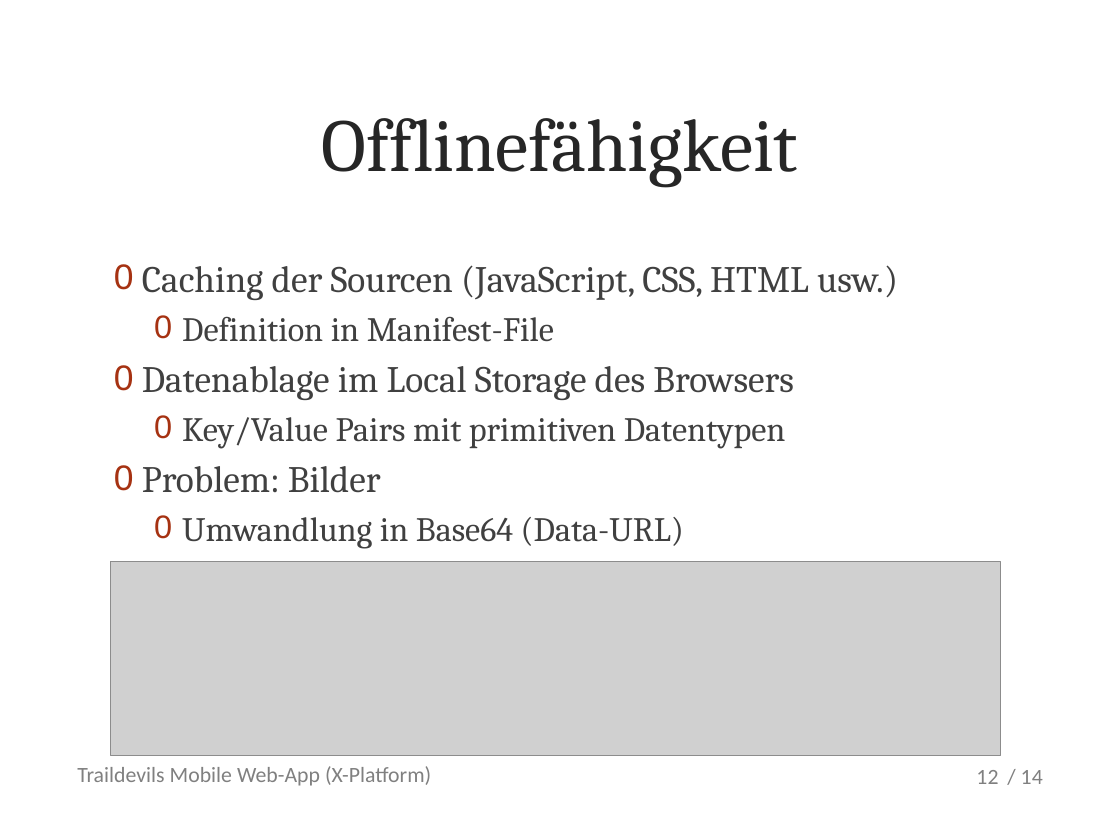
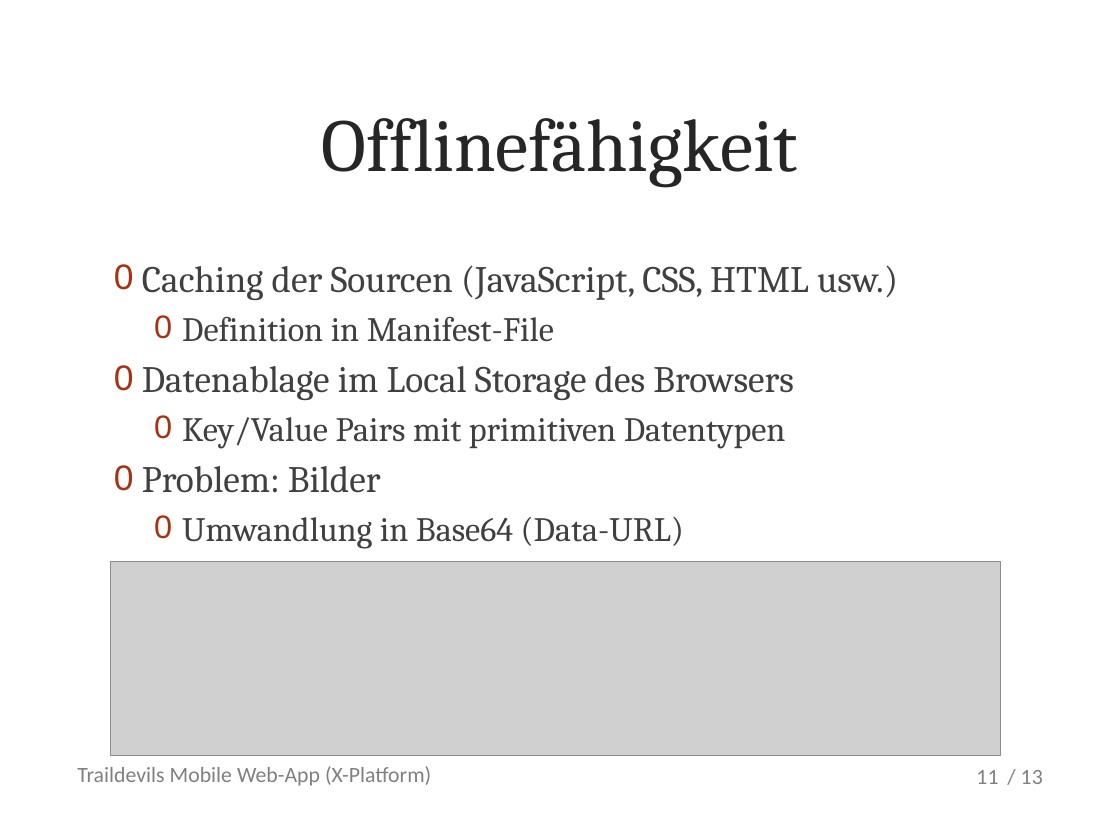
Before and after one commit to metaodi/TrailDevilsXPl-2, a slide deck: slide 11 of _DOCUMENTATION/Presentation/Praesentation-Traildevils-XPl2.pptx (slide 12 before the commit). Drawn at 1120x840 pixels with LibreOffice and Linux fonts; fonts in the diff are those of the drawing; grey boxes stand for pictures; background and template pictures are left out. Boxes give left, top, right and bottom in pixels: in the first picture for what was removed or moved away, otherwise in the second. Text is boxed around its words. In the diff, an @@ line names an element or a change of style, - is before the commit and + after.

```diff
--- a/_DOCUMENTATION/Presentation/Praesentation-Traildevils-XPl2.pptx
+++ b/_DOCUMENTATION/Presentation/Praesentation-Traildevils-XPl2.pptx
@@ page number at bbox=[976, 770, 998, 784]: text changed @@
-12
+11
@@ text at bbox=[1021, 770, 1043, 784]: text changed @@
-/ 14
+/ 13
```
Also in this commit, not shown: 16 other slides changed, 2 other files.
